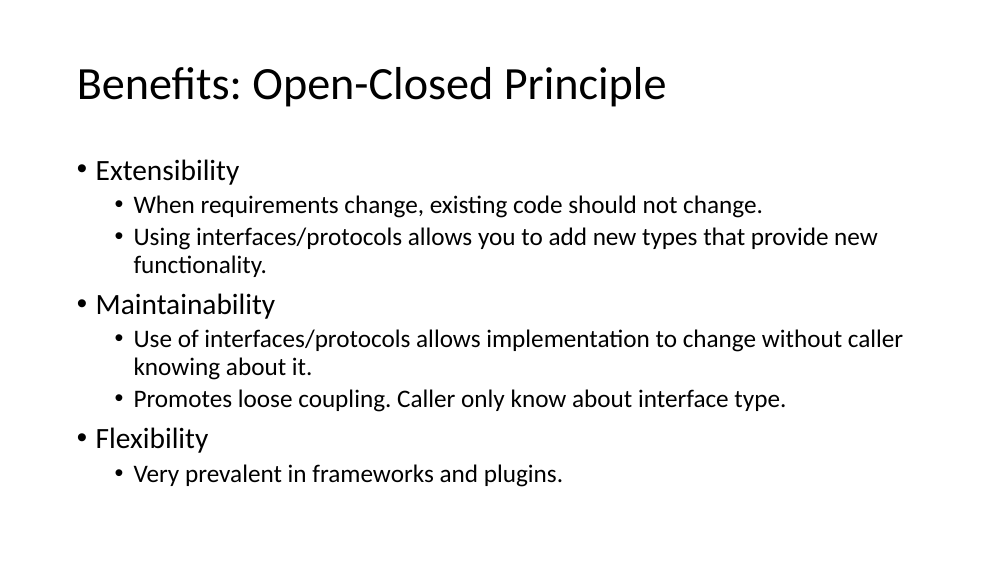
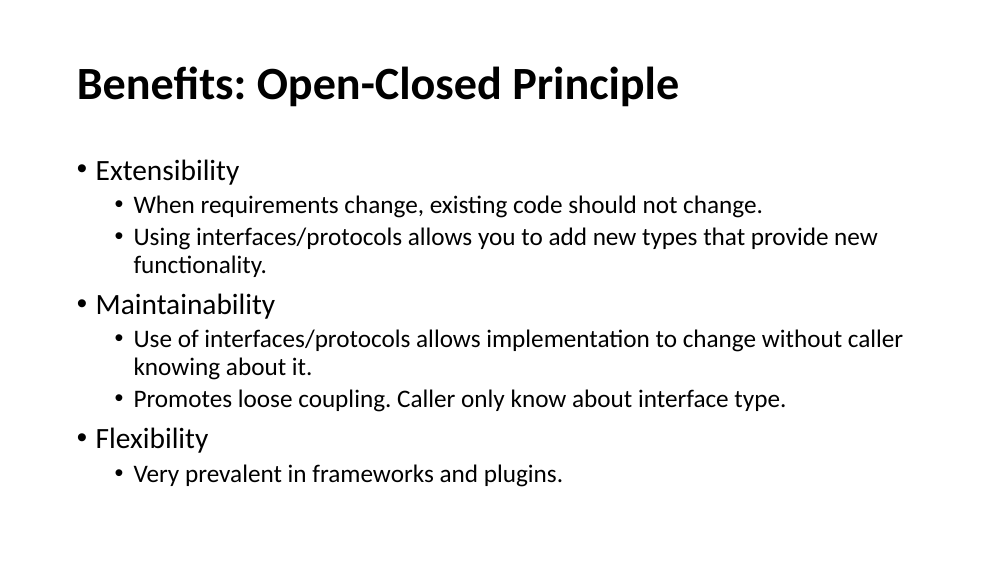
Before and after one commit to cebartling/test-driven, a slide deck: slide 7 of presentations/SOLID Design Principles.pptx (slide 6 before the commit). Drawn at 1008x567 pixels with LibreOffice and Linux fonts; fonts in the diff are those of the drawing. Boxes give left, top, right and bottom in pixels: in the first picture for what was removed or moved away, otherwise in the second. Text is boxed around its words. In the diff, an @@ line names an element or a change of style, - is before the commit and + after.

Commit message:
SOLID Principles presentation update

```diff
--- a/presentations/SOLID Design Principles.pptx
+++ b/presentations/SOLID Design Principles.pptx
@@ title "Benefits: Open-Closed Principle" at [77,66,679,107]: bold on @@
```
Also in this commit, not shown: 10 other slides changed, 1 slide added.
